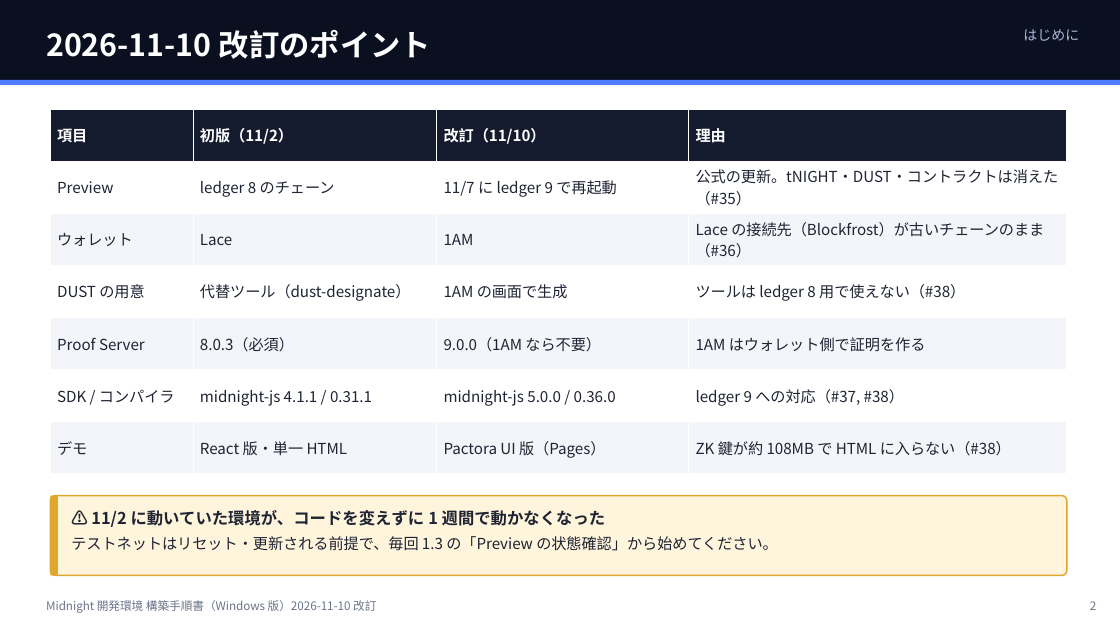
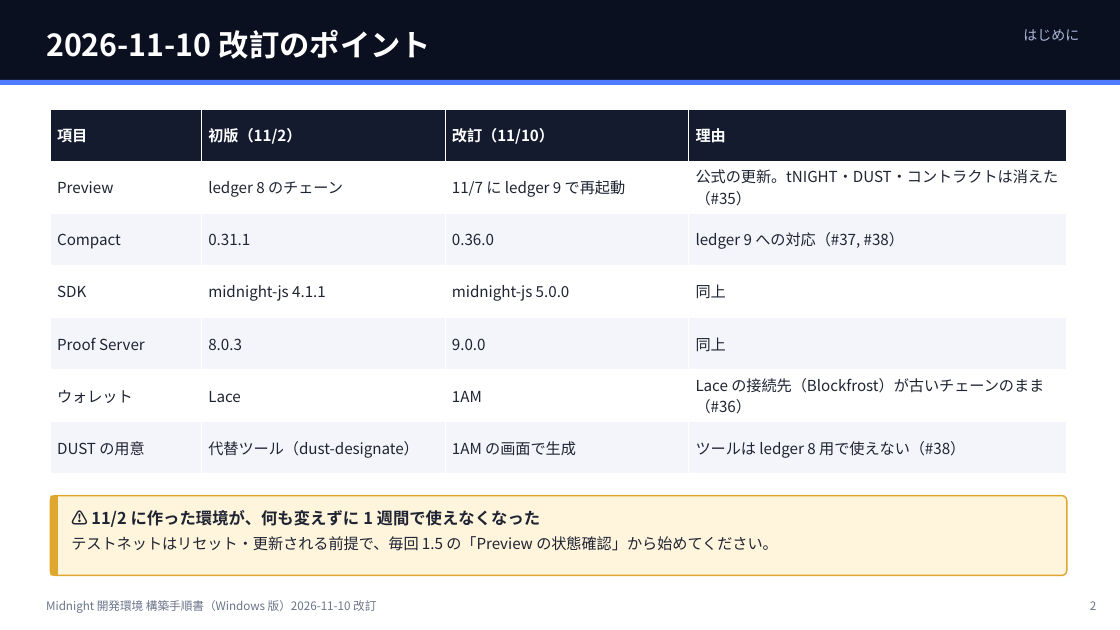
Before and after one commit to 101nimura/midnight_td_demo, a slide deck: slide 2 of docs/SETUP.pptx. Drawn at 1120x630 pixels with LibreOffice and Linux fonts; fonts in the diff are those of the drawing. Boxes give left, top, right and bottom in pixels: in the first picture for what was removed or moved away, otherwise in the second. Text is boxed around its words. In the diff, an @@ line names an element or a change of style, - is before the commit and + after.

```diff
--- a/docs/SETUP.pptx
+++ b/docs/SETUP.pptx
@@ table at <box>50,109,1067,474</box> @@
+row 3: Compact | 0.31.1 | 0.36.0 | ledger 9 への対応（#37, #38）
+row 4: SDK | midnight-js 4.1.1 | midnight-js 5.0.0 | 同上
+row 5: Proof Server | 8.0.3 | 9.0.0 | 同上
-row 5: Proof Server | 8.0.3（必須） | 9.0.0（1AM なら不要） | 1AM はウォレット側で証明を作る
-row 6: SDK / コンパイラ | midnight-js 4.1.1 / 0.31.1 | midnight-js 5.0.0 / 0.36.0 | ledger 9 への対応（#37, #38）
-row 7: デモ | React 版・単一 HTML | Pactora UI 版（Pages） | ZK 鍵が約 108MB で HTML に入らない（#38）
@@ text at <box>71,510,778,551</box>: text changed @@
-⚠ 11/2 に動いていた環境が、コードを変えずに 1 週間で動かなくなった
-テストネットはリセット・更新される前提で、毎回 1.3 の「Preview の状態確認」から始めてください。
+⚠ 11/2 に作った環境が、何も変えずに 1 週間で使えなくなった
+テストネットはリセット・更新される前提で、毎回 1.5 の「Preview の状態確認」から始めてください。
```
Also in this commit, not shown: 20 other slides changed, 5 slides added, 5 slides removed, 3 other files.
